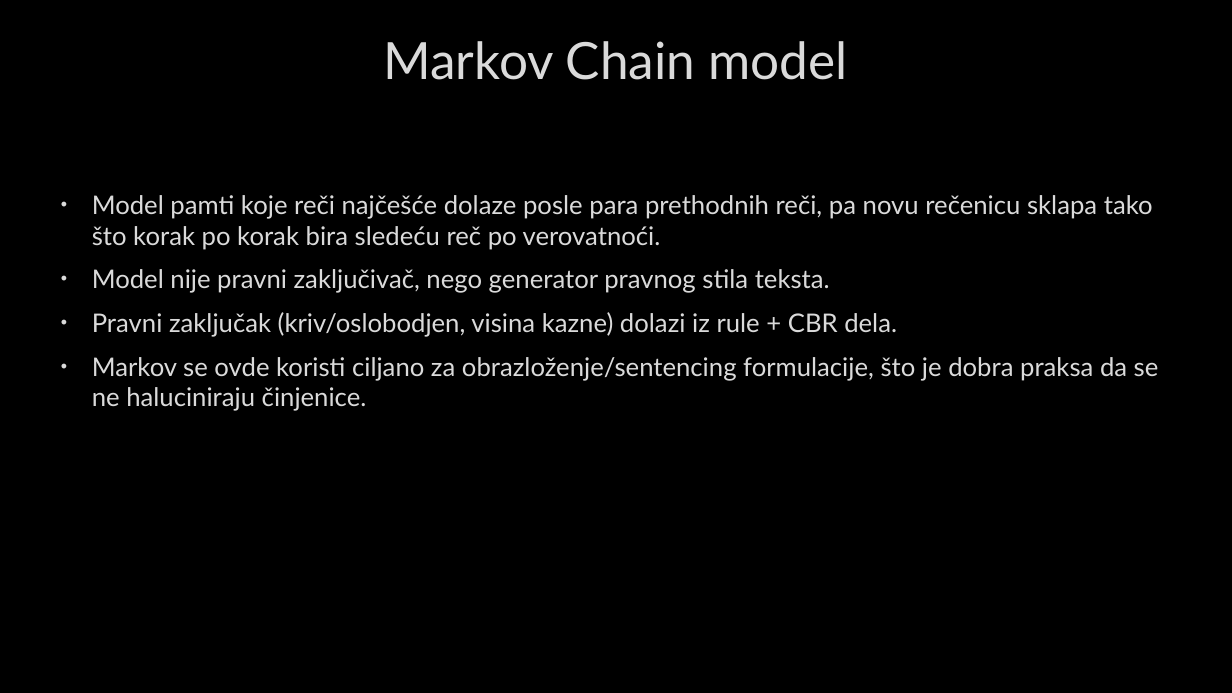
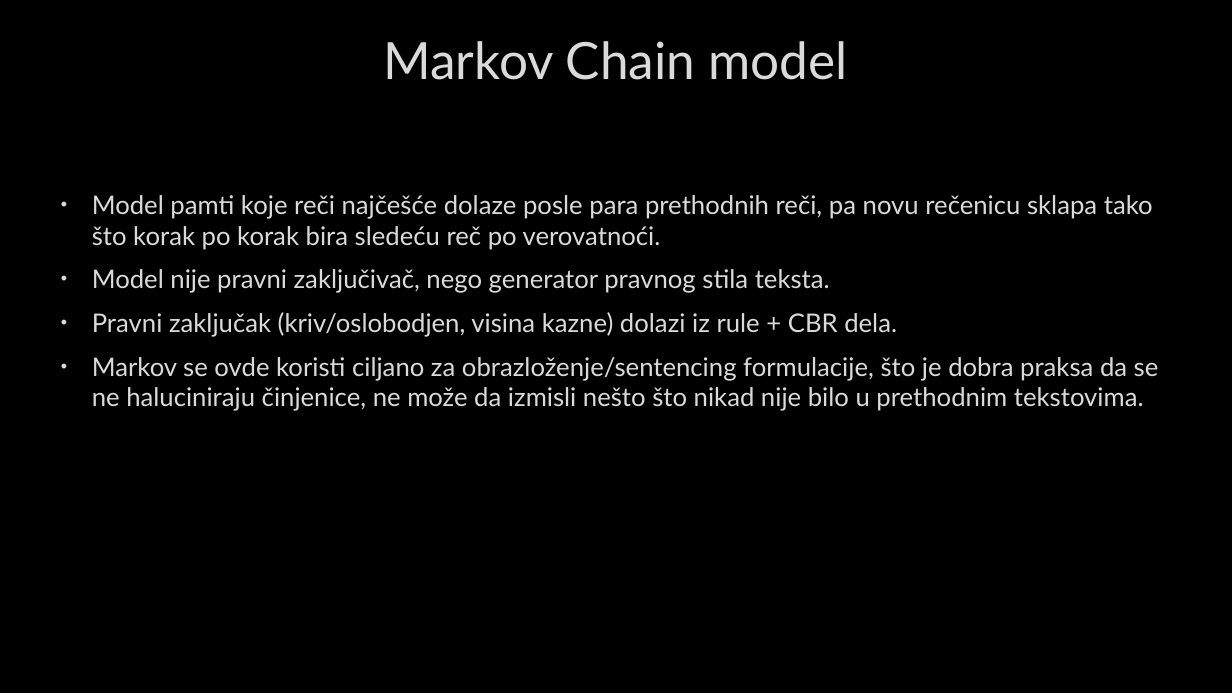
Before and after one commit to urospetraskovic/PravnaInformatikaTeam8, a slide deck: slide 49 of Project/Prezentacija.pptx (slide 52 before the commit). Drawn at 1232x693 pixels with LibreOffice and Linux fonts; fonts in the diff are those of the drawing; background and template pictures are left out. Boxes give left, top, right and bottom in pixels: in the first picture for what was removed or moved away, otherwise in the second. Text is boxed around its words. In the diff, an @@ line names an element or a change of style, - is before the commit and + after.

```diff
--- a/Project/Prezentacija.pptx
+++ b/Project/Prezentacija.pptx
@@ text at (92, 357, 1159, 411): text changed @@
-• Markov se ovde koristi ciljano za obrazloženje/sentencing formulacije, što je dobra praksa da se ne haluciniraju činjenice.
+• Markov se ovde koristi ciljano za obrazloženje/sentencing formulacije, što je dobra praksa da se ne haluciniraju činjenice, ne može da izmisli nešto što nikad nije bilo u prethodnim tekstovima.
```
Also in this commit, not shown: 44 other slides changed.
